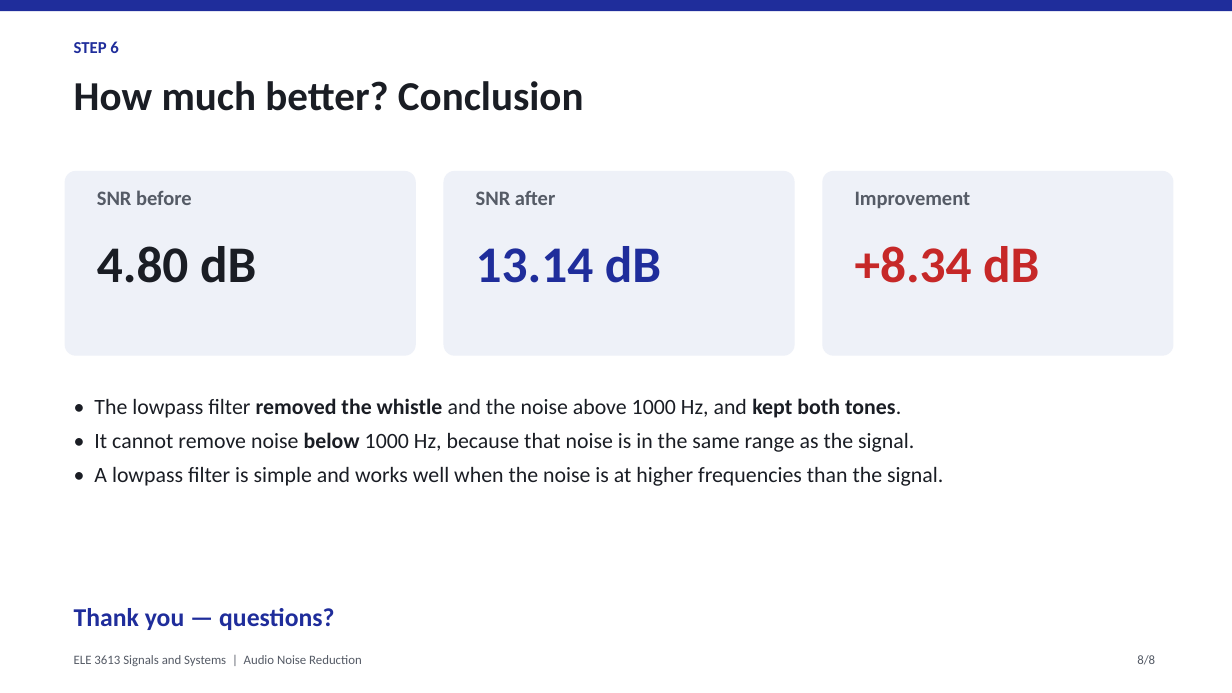
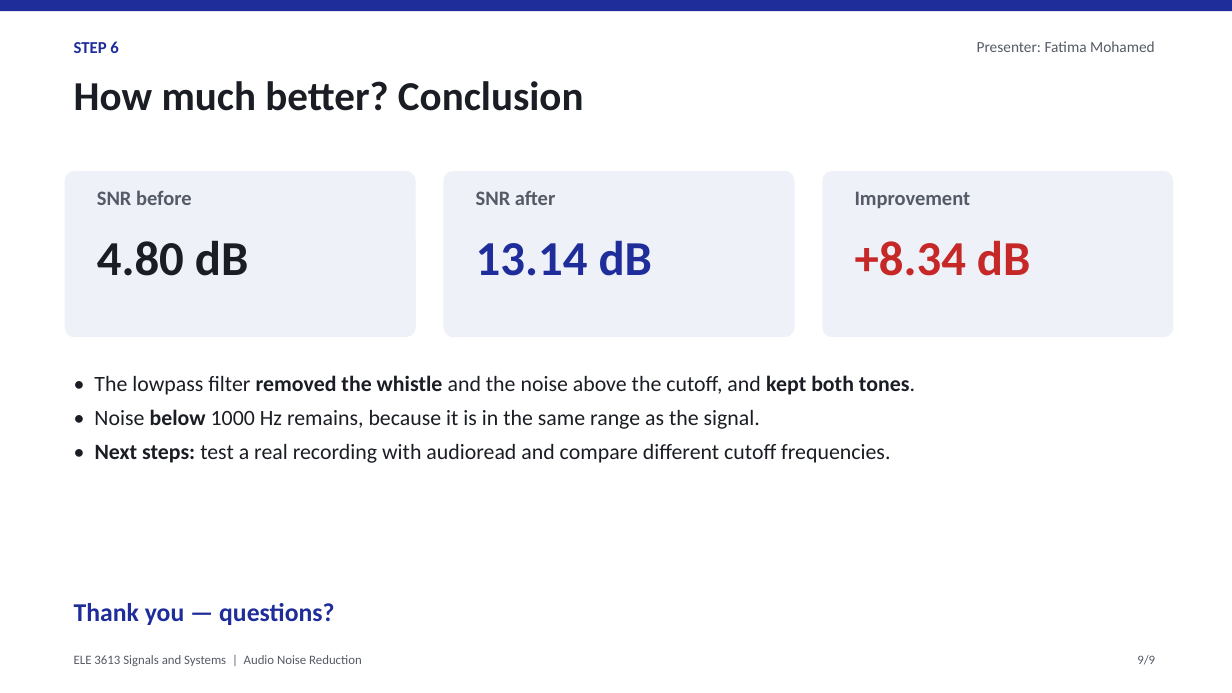
Before and after one commit to sshammaalman-art/Signal-project, a slide deck: slide 9 of AudioNoiseReduction_Presentation.pptx (slide 8 before the commit). Drawn at 1232x693 pixels with LibreOffice and Linux fonts; fonts in the diff are those of the drawing. Boxes give left, top, right and bottom in pixels: in the first picture for what was removed or moved away, otherwise in the second. Text is boxed around its words. In the diff, an @@ line names an element or a change of style, - is before the commit and + after.

```diff
--- a/AudioNoiseReduction_Presentation.pptx
+++ b/AudioNoiseReduction_Presentation.pptx
@@ text added at [977, 41, 1155, 52], 12 pt, text #555B66 @@
+Presenter: Fatima Mohamed
@@ rounded rectangle: place and size @@
-rounded rectangle at [65, 171, 416, 356]
+rounded rectangle at [65, 171, 416, 337]
@@ rounded rectangle: place and size @@
-rounded rectangle at [444, 171, 795, 356]
+rounded rectangle at [444, 171, 795, 337]
@@ rounded rectangle: place and size @@
-rounded rectangle at [823, 171, 1174, 356]
+rounded rectangle at [823, 171, 1174, 337]
@@ size 40 to 38 pt in 3 elements at [97, 240, 248, 276], [476, 240, 652, 276], [855, 240, 1030, 276] @@
@@ text at [94, 375, 915, 463]: text changed @@
-• The lowpass filter removed the whistle and the noise above 1000 Hz, and kept both tones.
-• It cannot remove noise below 1000 Hz, because that noise is in the same range as the signal.
-• A lowpass filter is simple and works well when the noise is at higher frequencies than the signal.
+• The lowpass filter removed the whistle and the noise above the cutoff, and kept both tones.
+• Noise below 1000 Hz remains, because it is in the same range as the signal.
+• Next steps: test a real recording with audioread and compare different cutoff frequencies.
@@ text "Thank you — questions?": place and size @@
-text "Thank you — questions?" at [74, 608, 334, 630]
+text "Thank you — questions?" at [74, 603, 334, 625]
@@ text at [1137, 655, 1155, 665]: text changed @@
-8/8
+9/9
```
Also in this commit, not shown: 6 other slides changed, 1 slide added, 3 other files.
